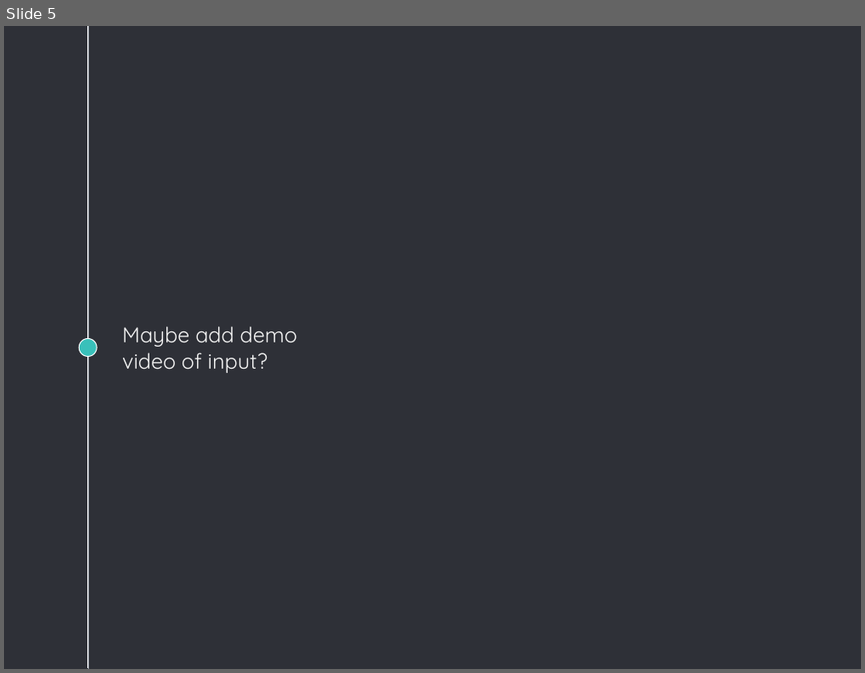
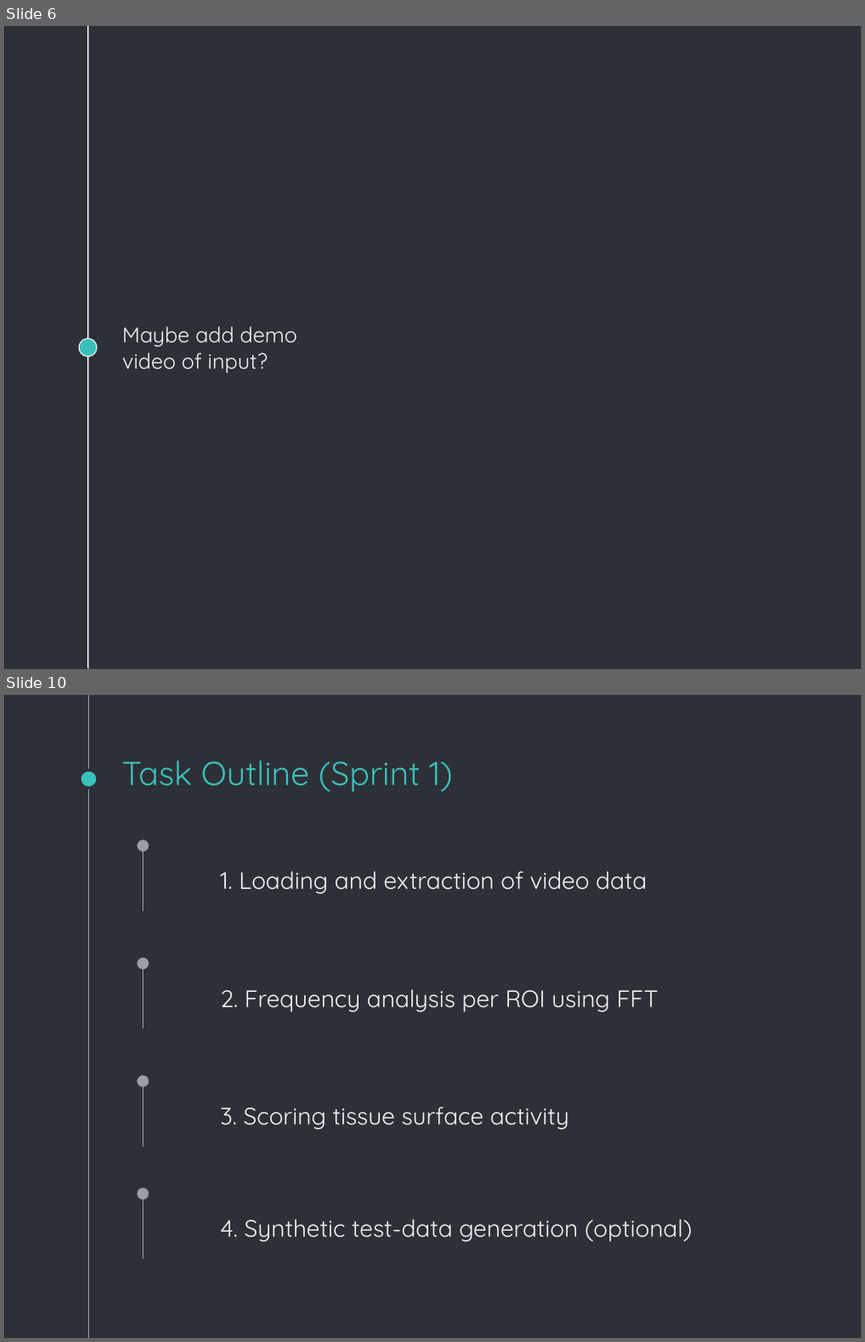
Before and after one commit to SimuJenni/RD-project, a slide deck: doc/initial-plan.pptx. Shown one above the other, each under a label of ours: slide 5 before the commit, slides 6 and 10 after it; the slides between them are not shown. The pictures are 865x673 and 865x1342 pixels, drawn with LibreOffice and Linux fonts; fonts in the diff are those of the drawing; background and template pictures are left out. Boxes give left, top, right and bottom in pixels: in the first picture for what was removed or moved away, otherwise in the second. Text is boxed around its words. In the diff, an @@ line names an element or a change of style, - is before the commit and + after.

```diff
--- a/doc/initial-plan.pptx
+++ b/doc/initial-plan.pptx
@@ slide 10 added at (x1=4, y1=695, x2=861, y2=1338), background #2E3037; not listed: 1 template element that a slide beside it also shows @@
@@ ellipse added at (x1=80, y1=771, x2=98, y2=789), fill #39C0BA, outline #2E3037 2.25 pt @@
@@ title added at (x1=122, y1=760, x2=453, y2=792), 28 pt, text #39C0BA @@
+Task Outline (Sprint 1)
@@ arrow added from (143, 911) to (143, 845), #999FA9 0.75 pt @@
@@ text added at (x1=220, y1=871, x2=647, y2=894), 20 pt, text #F3F3F3 @@
+1. Loading and extraction of video data
@@ arrow added from (143, 1028) to (143, 964), #999FA9 0.75 pt @@
@@ text added at (x1=220, y1=989, x2=658, y2=1012), 20 pt, text #F3F3F3 @@
+2. Frequency analysis per ROI using FFT
@@ arrow added from (143, 1145) to (143, 1081), #999FA9 0.75 pt @@
@@ text added at (x1=220, y1=1106, x2=569, y2=1129), 20 pt, text #F3F3F3 @@
+3. Scoring tissue surface activity
@@ arrow added from (143, 1259) to (143, 1194), #999FA9 0.75 pt @@
@@ text added at (x1=220, y1=1219, x2=692, y2=1242), 20 pt, text #F3F3F3 @@
+4. Synthetic test-data generation (optional)
@@ what was slide 5 is now slide 6 @@
```
Also in this commit, not shown: 3 slides changed, 3 other slides added, 2 slides removed, 1 other file.
